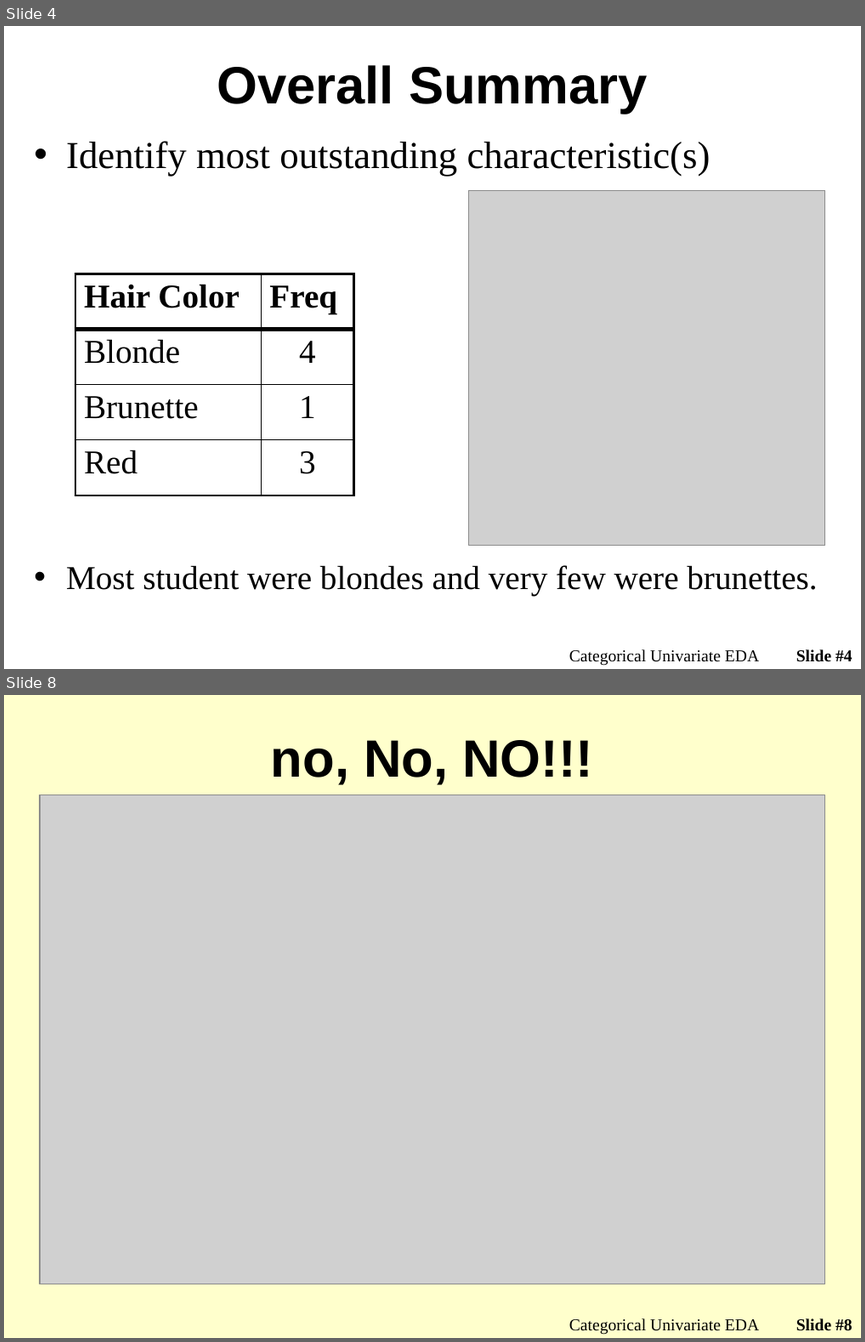
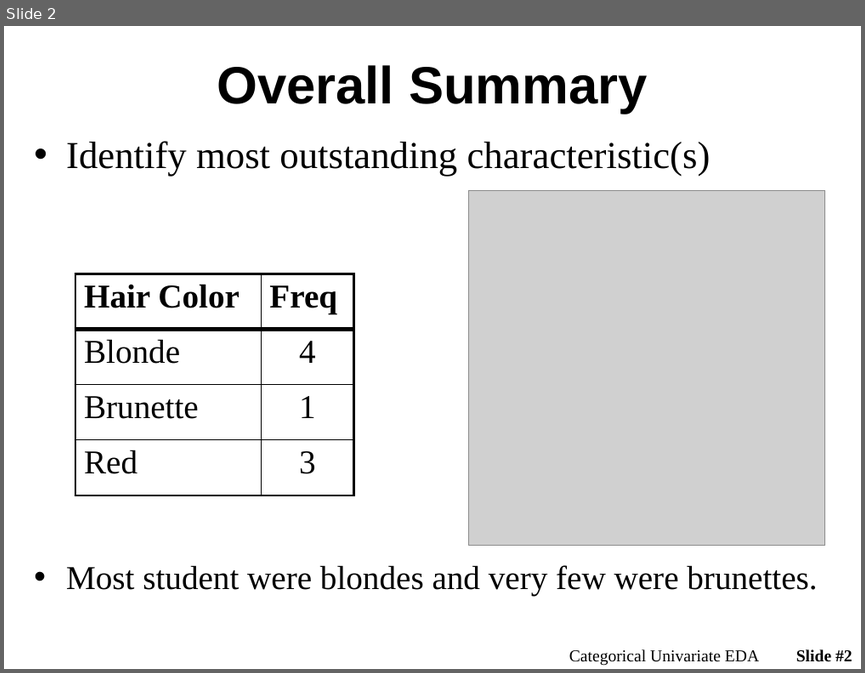
Before and after one commit to droglenc/NCMTH107, a slide deck: modules/UnivEDA_Categorical/PPT.pptx. Shown one above the other, each under a label of ours: slides 4 and 8 before the commit, slide 2 after it; the slides between them are not shown. The pictures are 865x1342 and 865x673 pixels, drawn with LibreOffice and Linux fonts; fonts in the diff are those of the drawing; grey boxes stand for pictures; background and template pictures are left out. Boxes give left, top, right and bottom in pixels: in the first picture for what was removed or moved away, otherwise in the second. Text is boxed around its words. In the diff, an @@ line names an element or a change of style, - is before the commit and + after.

Commit message:
Update UnivEda Categorical module

```diff
--- a/modules/UnivEDA_Categorical/PPT.pptx
+++ b/modules/UnivEDA_Categorical/PPT.pptx
@@ slide 8 removed at [4,695,861,1338], background picture (left out) @@
@@ title removed at [271,740,593,785] @@
-no, No, NO!!!
@@ picture removed at [40,795,826,1285] @@
@@ text removed at [569,1318,759,1334] @@
-Categorical Univariate EDA
@@ page number removed at [796,1318,852,1331] @@
-Slide #8
@@ what was slide 4 is now slide 2 @@
@@ page number at [796,649,852,662]: text changed @@
-Slide #4
+Slide #2
```
Also in this commit, not shown: 2 slides changed, 6 other slides removed, 2 other files.
